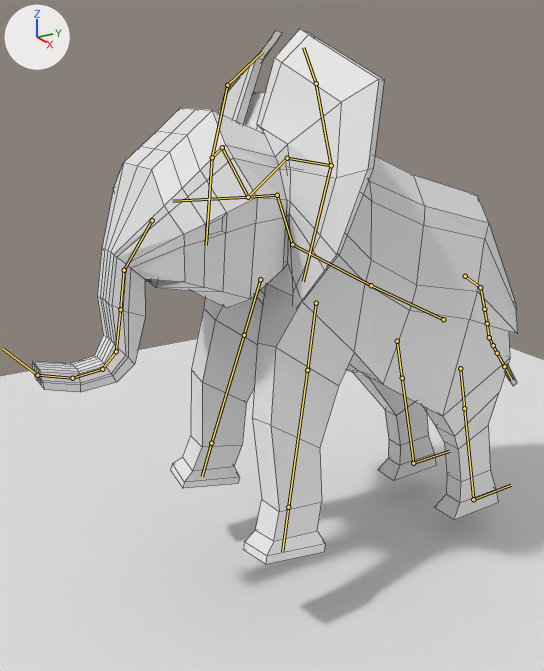
What one commit did to the Blender file models/baby_elephant/elephant-sneez.blend.
The view is the same before and after, from a 50 mm lens placed at (3.98, -2.75, 3.38), pointed at (-0.23, -0.16, 1.69). The axes (+X, +Y, +Z) are drawn at upper left. The lights are the same throughout. Both versions are drawn at frame 14 of the action 'ArmatureAction'; the numbers are the values there. The bones that bend it are drawn over the model as lines. Mesh edges are drawn as thin lines.

Objects in the first picture: 'Plane', 'elephant-model'.
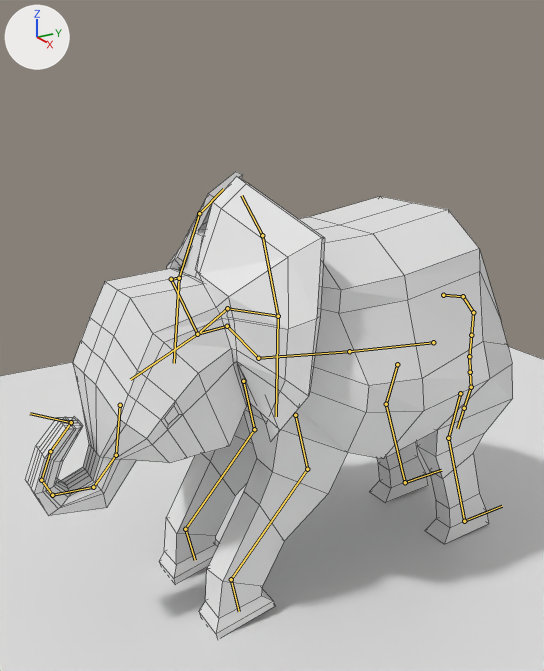
Where the change shows, as pixel boxes [x1, y1, x2, y2] in the pictures (544 x 671 px):
'elephant-model', posed (13% shorter)
    before: [32, 29, 518, 564]
    after: [25, 172, 513, 638]
bone 'Spine back', root to tip
    before: (443, 319) to (371, 285)
    after: (433, 342) to (349, 351)
bone 'Neck_1', root to tip
    before: (277, 195) to (248, 197)
    after: (227, 326) to (197, 334)
bone 'Head', root to tip
    before: (248, 197) to (172, 201)
    after: (197, 334) to (130, 379)
bone 'Trumpet_ik', root to tip
    before: (37, 375) to (2, 348)
    after: (71, 422) to (30, 413)
bone 'Ear_L_1', root to tip
    before: (287, 158) to (331, 165)
    after: (227, 308) to (278, 316)
bone 'Ear_L_Top', root to tip
    before: (331, 165) to (316, 83)
    after: (278, 316) to (262, 235)
bone 'Ear_L_Bottom', root to tip
    before: (331, 165) to (303, 281)
    after: (278, 316) to (276, 416)
bone 'Ear_R_1', root to tip
    before: (222, 147) to (212, 157)
    after: (171, 279) to (179, 278)
bone 'Ear_R_Top', root to tip
    before: (212, 157) to (227, 85)
    after: (179, 278) to (199, 213)
bone 'Tail_1', root to tip
    before: (484, 309) to (487, 323)
    after: (473, 312) to (471, 335)
bone 'Tail_3', root to tip
    before: (497, 353) to (504, 366)
    after: (471, 387) to (464, 408)
bone 'Spine back.003', root to tip
    before: (443, 319) to (371, 285)
    after: (433, 342) to (349, 351)

What the commit changed:
Bone 'Root' (bone_root) moves from (0.169, -0.084, 0.0) to (0.0, 0.0, 0.0).
Bone 'Spine back' (bone_spine_back) turns from (-17, 0, 0) to (5, 0, 0) degrees about its own x, y and z.
Bone 'Neck_1' (bone_neck_1) turns from (16, 0, 0) to (0, 0, 0) degrees about its own x, y and z.
Bone 'Head' (bone_head) turns from (-4, 0, 0) to (17, 0, 0) degrees about its own x, y and z.
Bone 'Trumpet_ik' (bone_trumpet_ik) moves from (-0.101, -0.258, 0.071) to (0.003, 0.055, -0.858).
Bone 'Ear_L_1' (bone_ear_l_1) turns from (-1, 0, -6) to (-5, -2, -22) degrees about its own x, y and z.
Bone 'Ear_L_Top' (bone_ear_l_top) turns from (1, 2, -4) to (4, 8, -14) degrees about its own x, y and z.
Bone 'Ear_L_Bottom' (bone_ear_l_bottom) turns from (1, 0, -3) to (3, -2, -12) degrees about its own x, y and z.
Bone 'Ear_R_1' (bone_ear_r_1) turns from (-1, 2, 6) to (-1, 7, 23) degrees about its own x, y and z.
Bone 'Ear_R_Top' (bone_ear_r_top) turns from (2, -2, 5) to (7, -7, 18) degrees about its own x, y and z.
Bone 'Tail_1' (bone_tail_1) turns from (-28, 8, -15) to (-80, 0, 0) degrees about its own x, y and z.
Bone 'Tail_3' (bone_tail_3) turns from (28, 14, 16) to (0, 0, 0) degrees about its own x, y and z.
Bone 'Front_left' (bone_front_left) moves from (0.309, 0.0, 0.007) to (0.0, 0.0, 0.0).
Bone 'Front_right' (bone_front_right) moves from (-0.261, 0.0, 0.006) to (0.0, 0.0, 0.0).
Bone 'Spine back.003' (bone_spine_back_003) turns from (-17, 0, 0) to (4, 0, 0) degrees about its own x, y and z.
Bone 'Spine back.003' (bone_spine_back_003) is rescaled from (1.2, 1.0, 1.0) to (2.45, 1.0, 1.4).
